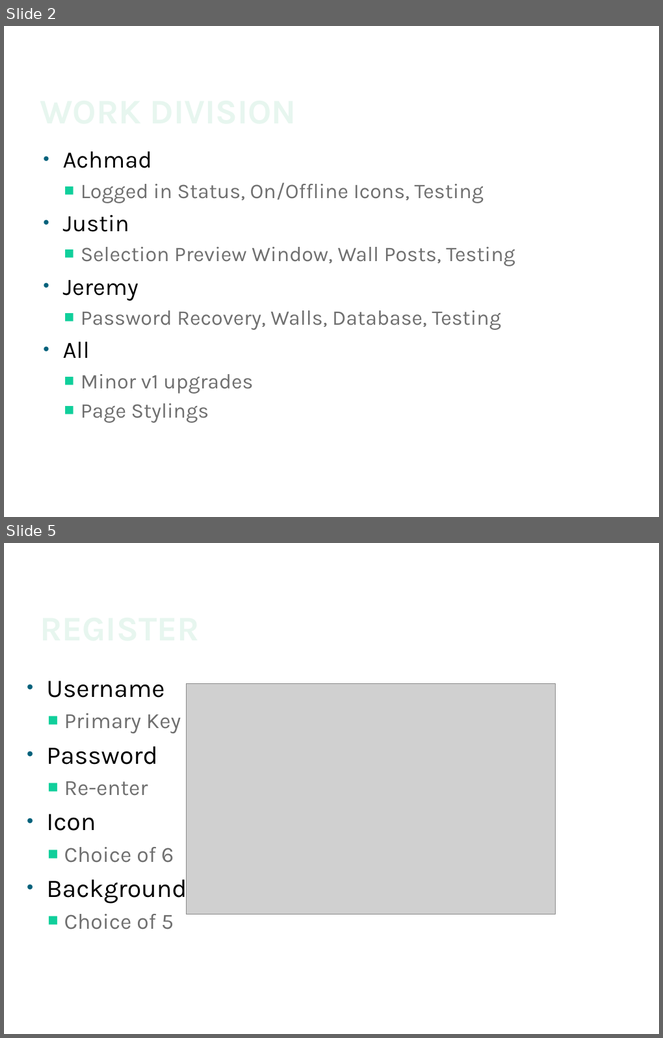
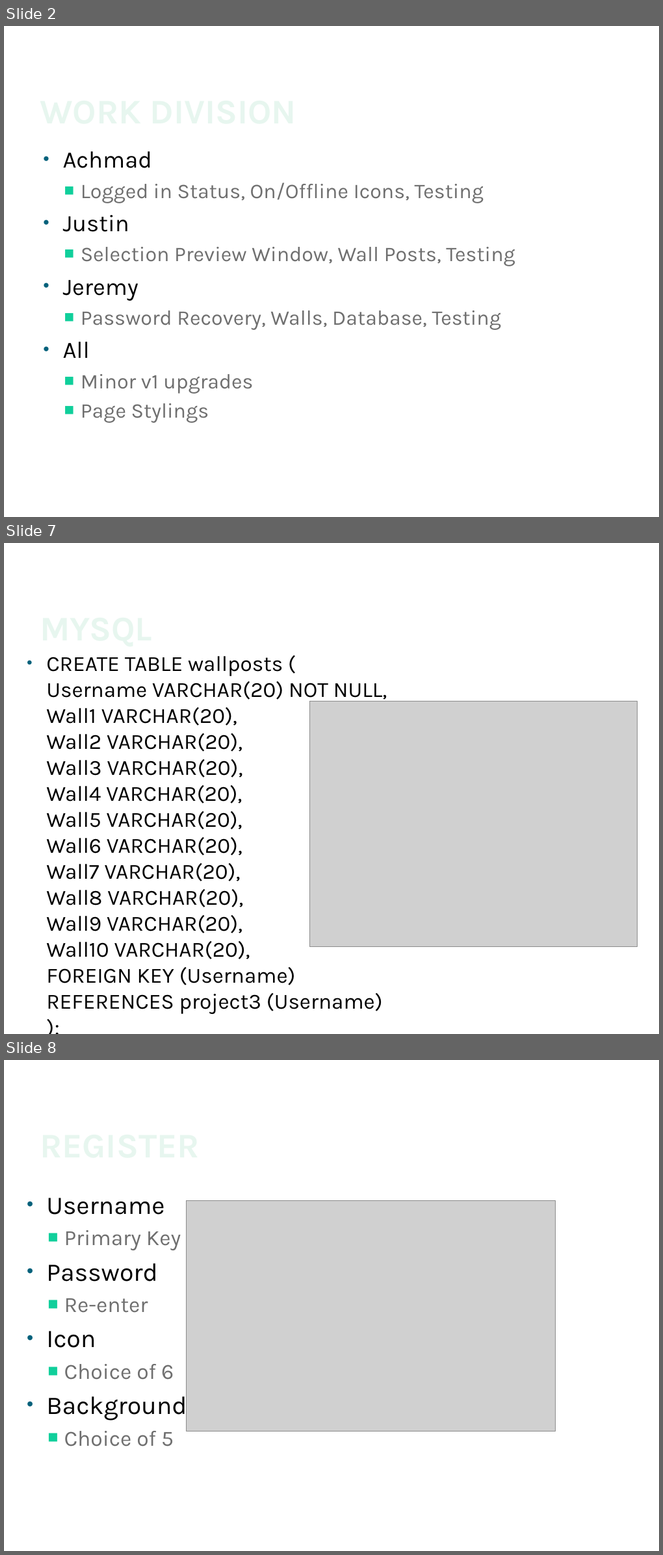
Before and after one commit to JaySao/FaceSpace, a slide deck: Facespace.pptx. Shown one above the other, each under a label of ours: slides 2 and 5 before the commit, slides 2, 7 and 8 after it; the slides between them are not shown. The pictures are 663x1038 and 663x1555 pixels, drawn with LibreOffice and Linux fonts; fonts in the diff are those of the drawing; grey boxes stand for pictures; background and template pictures are left out. Boxes give left, top, right and bottom in pixels: in the first picture for what was removed or moved away, otherwise in the second. Text is boxed around its words. In the diff, an @@ line names an element or a change of style, - is before the commit and + after.

```diff
--- a/Facespace.pptx
+++ b/Facespace.pptx
@@ slide 7 added at (x1=4, y1=543, x2=659, y2=1034), background #FFFFFF @@
@@ title added at (x1=36, y1=566, x2=556, y2=648), 38 pt, text gradient #F0F9F5 to #E7F6EF to #97DFC0 to #39D19F, bold @@
+MYSQL
@@ text added at (x1=46, y1=656, x2=388, y2=1015), 23.8 pt, text #000000 @@
+• CREATE TABLE wallposts (
+  Username VARCHAR(20) NOT NULL,
+  Wall1 VARCHAR(20),
+  Wall2 VARCHAR(20),
+  Wall3 VARCHAR(20),
+  Wall4 VARCHAR(20),
+  Wall5 VARCHAR(20),
+  Wall6 VARCHAR(20),
+  Wall7 VARCHAR(20),
+  Wall8 VARCHAR(20),
+  Wall9 VARCHAR(20),
+  Wall10 VARCHAR(20),
+  FOREIGN KEY (Username) REFERENCES project3 (Username)
+  );
@@ picture added at (x1=310, y1=702, x2=638, y2=947) @@
@@ what was slide 5 is now slide 8 @@
```
Also in this commit, not shown: 3 slides changed, 9 other slides added, 2 slides removed, 2 other files.
